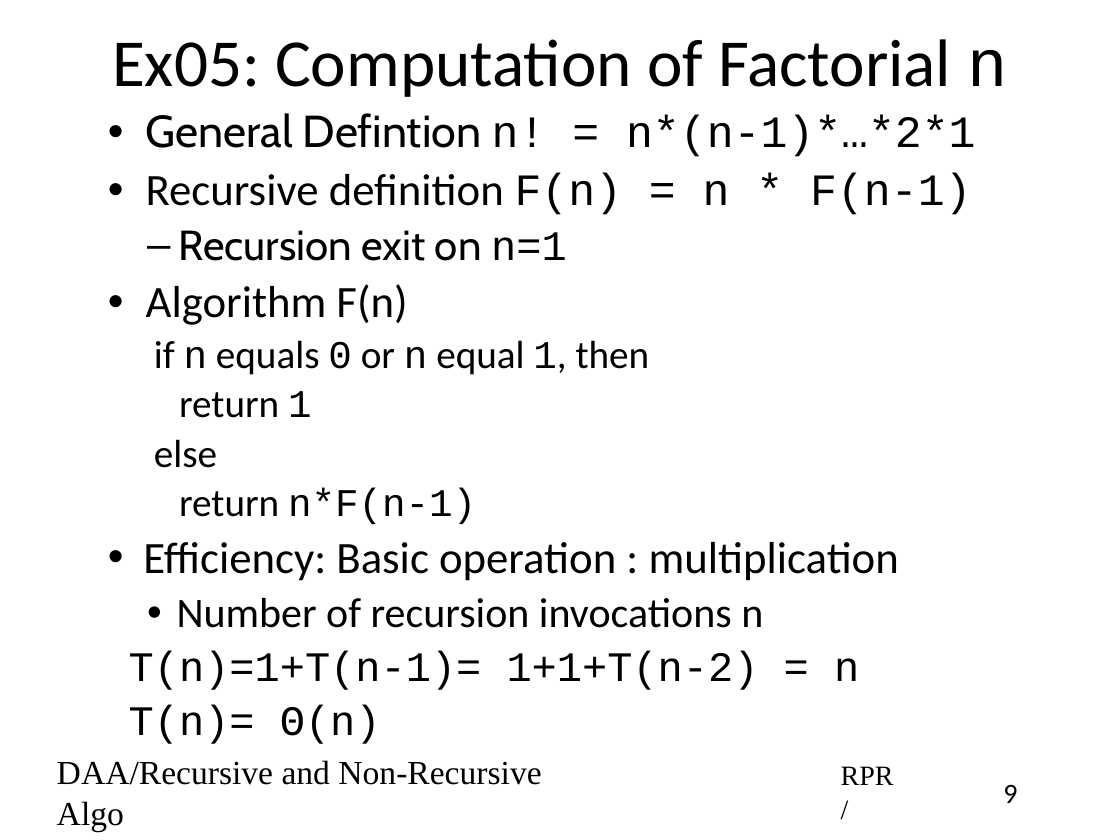
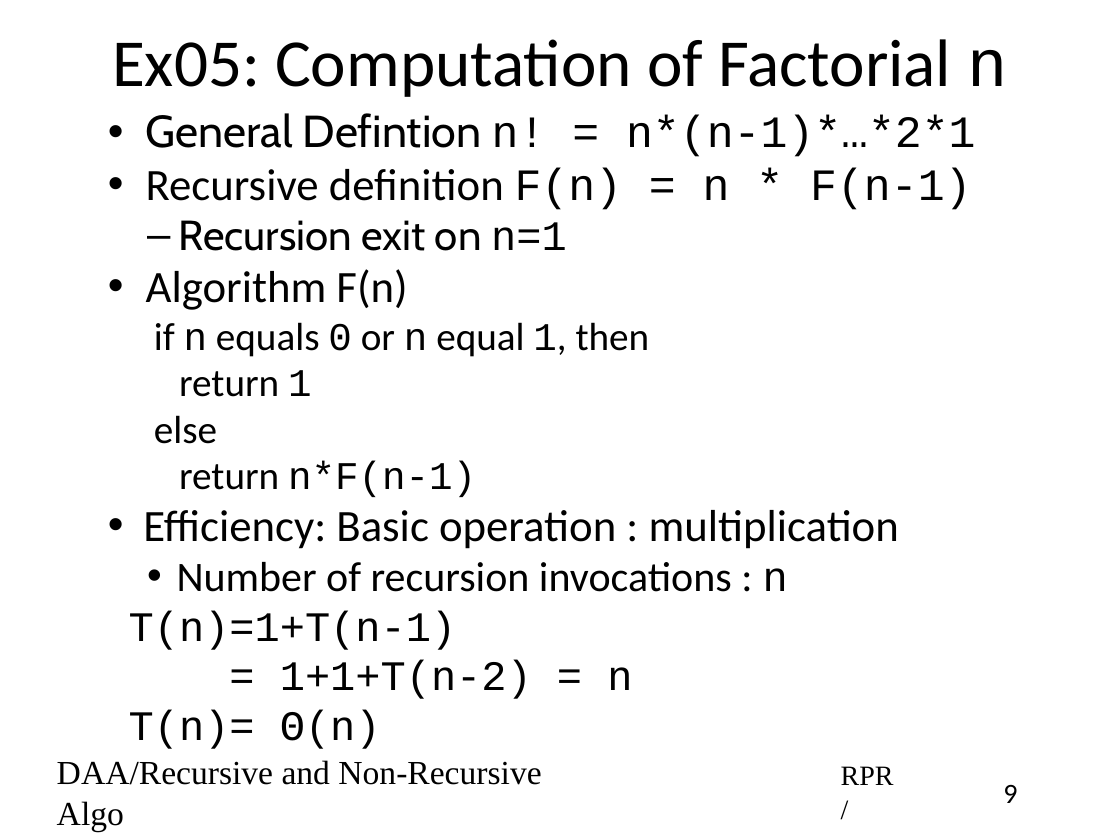
Before and after one commit to rprustagi/2019-17CS43-DAA, a slide deck: slide 9 of Slides-RPR/2019-H1-DAA-L07-Recursive-NonRecursive-Efficiency.pptx. Drawn at 1120x840 pixels with LibreOffice and Linux fonts; fonts in the diff are those of the drawing. Boxes give left, top, right and bottom in pixels: in the first picture for what was removed or moved away, otherwise in the second. Text is boxed around its words. In the diff, an @@ line names an element or a change of style, - is before the commit and + after.

Commit message:
Typo errors in slides fixed

```diff
--- a/Slides-RPR/2019-H1-DAA-L07-Recursive-NonRecursive-Efficiency.pptx
+++ b/Slides-RPR/2019-H1-DAA-L07-Recursive-NonRecursive-Efficiency.pptx
@@ text at box(129, 113, 975, 749): less space between paragraphs @@
@@ text at box(129, 562, 788, 699): text changed @@
-  • Number of recursion invocations n
-  T(n)=1+T(n-1)= 1+1+T(n-2) = n
+  • Number of recursion invocations : n
+  T(n)=1+T(n-1)
+          = 1+1+T(n-2) = n
```
Also in this commit, not shown: 9 other slides changed, 11 other files.
